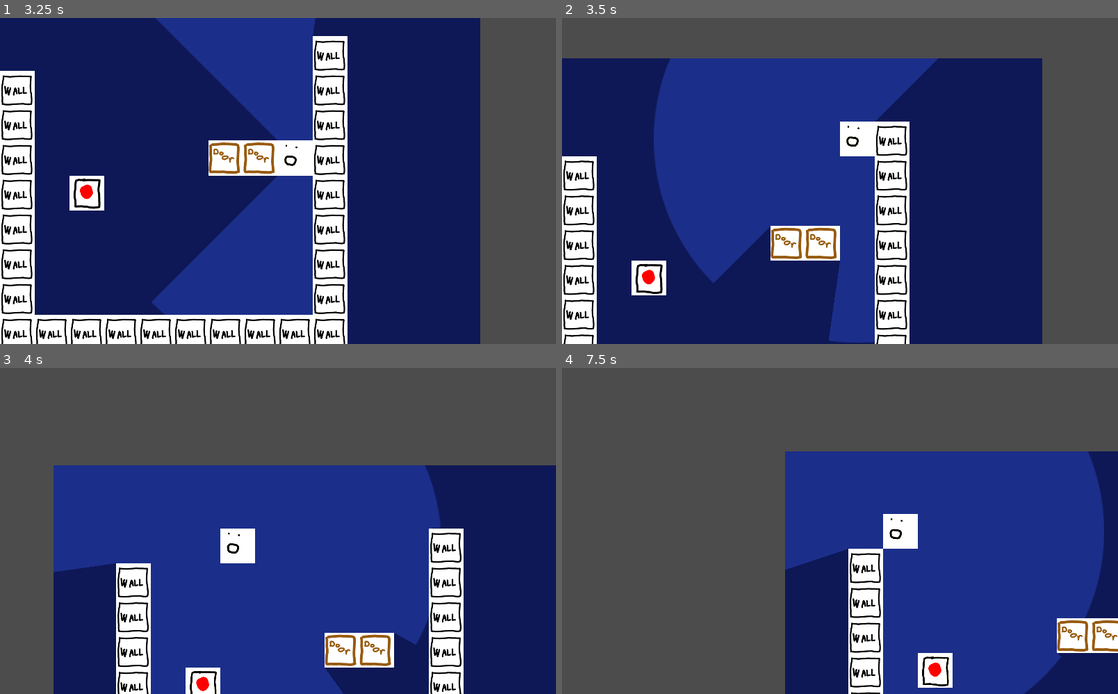
Above: before the commit, frames 1-4 (two rows, left to right).
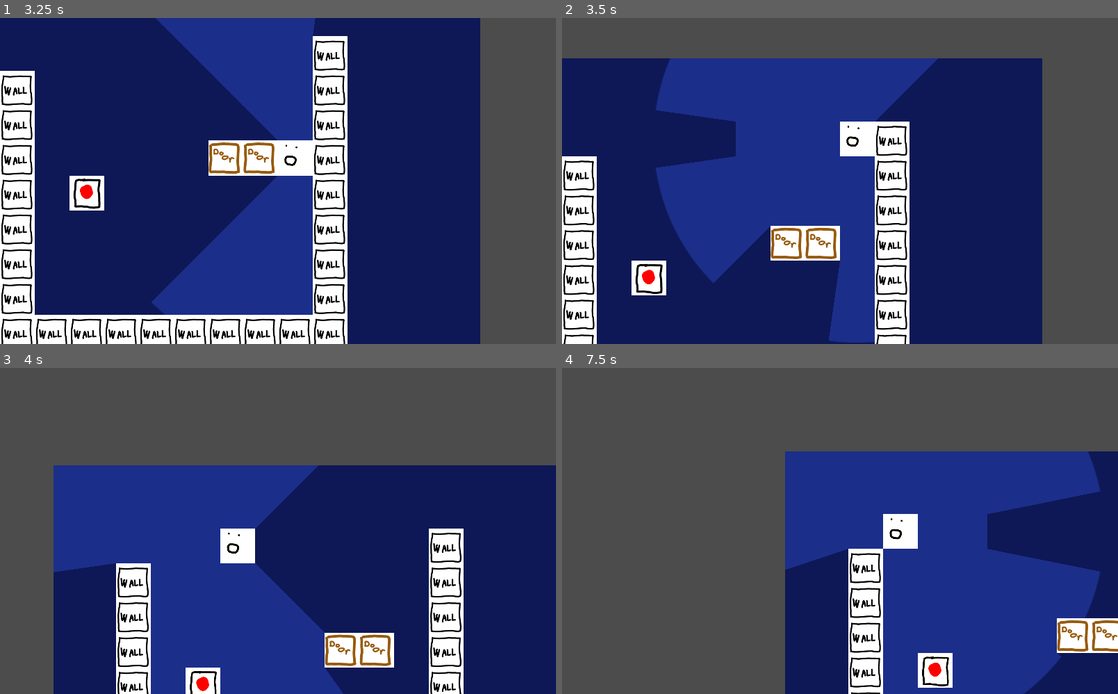
Above: after the commit, the same moments.

Repository: johnfn/LD50
Game: Godot game, scene res://MainScene.tscn
The game is run twice, just before and just after one commit, with the same random seed, the same clock (stepped at 60 frames per second) and the same inputs.
Inputs:
- Up to frame 1 (3.25 s): hold Right (ui_right) 0.53-1.28 s; tap X (advance_dialog) every 0.75 s from 0.6 to 2.85 s; hold Down (ui_down) 1.28-2.03 s; hold Right (ui_right) 2.03-2.78 s; tap Enter at 2.75 s; hold Up (ui_up) from 2.78 s (still down)
- Up to frame 2 (3.5 s): keep holding Up (ui_up)
- Up to frame 3 (4 s): release Up (ui_up) at 3.53 s; hold Left (ui_left) from 3.53 s (still down); tap X (advance_dialog) at 3.6 s
- Up to frame 4 (7.5 s): tap X (advance_dialog) every 0.75 s from 4.35 to 7.35 s; release Left (ui_left) at 5.03 s; hold Down (ui_down) 5.03-5.78 s; hold Right (ui_right) 5.78-6.53 s; hold Up (ui_up) 6.53-7.28 s; hold Right (ui_right) from 7.28 s (still down)

Frame 1 is identical in both runs. In frame 2, 2.1% of the frame differs, in the area x 16-32%, y 28-46%; in frame 3, 14%, in the area x 45-80%, y 29-85%; in frame 4, 3.7%.

Commit message:
add double lighting stuff

Diff:
--- a/Door.tscn
+++ b/Door.tscn
@@ -12,6 +12,7 @@
 position = Vector2( 256, -512 )
 
 [node name="Sprite" type="Sprite" parent="."]
+light_mask = 3
 texture = ExtResource( 1 )
 centered = false
 region_enabled = true
--- a/MainScene.tscn
+++ b/MainScene.tscn
@@ -13,9 +13,13 @@
 [ext_resource path="res://Assets/PlayerLightCircle.png" type="Texture" id=11]
 [ext_resource path="res://assets/Background.png" type="Texture" id=12]
 
+[sub_resource type="OccluderPolygon2D" id=1]
+polygon = PoolVector2Array( 0, 0, 0, 128, 128, 128, 128, 0 )
+
 [node name="Root" type="Node2D"]
 
 [node name="Background" type="Sprite" parent="."]
+light_mask = 3
 position = Vector2( 768, -256 )
 scale = Vector2( 4, 4 )
 texture = ExtResource( 12 )
@@ -127,10 +131,20 @@
 dialog_name = "WhereAmI"
 
 [node name="Player" parent="." instance=ExtResource( 1 )]
-position = Vector2( 431, -473 )
+position = Vector2( 512, -512 )
 
 [node name="Dialog" parent="Player" instance=ExtResource( 10 )]
+
+[node name="BlobLightSource" type="Light2D" parent="Player"]
 visible = false
+light_mask = 2
+position = Vector2( 0, 128 )
+scale = Vector2( 3, 3 )
+texture = ExtResource( 11 )
+color = Color( 0.921569, 0.92549, 0.607843, 1 )
+range_item_cull_mask = 2
+shadow_enabled = true
+shadow_item_cull_mask = 2
 
 [node name="LightSource" type="Light2D" parent="Player"]
 position = Vector2( 64, 64 )
@@ -145,3 +159,9 @@
 smoothing_enabled = true
 smoothing_speed = 6.0
 script = ExtResource( 3 )
+
+[node name="BlobOccluder2D" type="LightOccluder2D" parent="."]
+light_mask = 3
+position = Vector2( 512, -1024 )
+occluder = SubResource( 1 )
+light_mask = 3
--- a/Switch.tscn
+++ b/Switch.tscn
@@ -11,6 +11,7 @@
 script = ExtResource( 2 )
 
 [node name="Sprite" type="Sprite" parent="."]
+light_mask = 3
 texture = ExtResource( 1 )
 centered = false
 region_enabled = true
--- a/Wall.tscn
+++ b/Wall.tscn
@@ -11,6 +11,7 @@
 [node name="Wall" type="Node2D"]
 
 [node name="Sprite" type="Sprite" parent="."]
+light_mask = 3
 texture = ExtResource( 1 )
 centered = false
 region_enabled = true
Not shown: 1 places in MainScene.tscn that only renumber resources
